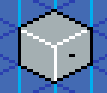
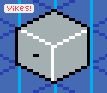
Layers edited between the first and the second 107 × 93 image:
renamed "BAD!" to "Yikes!", showed it, painted on it over left=7, top=6, right=31, bottom=12
showed "Layer 4", painted on it over left=4, top=4, right=34, bottom=13
showed "mirror1", painted on it over left=4, top=4, right=93, bottom=81
hid "original" over left=4, top=4, right=93, bottom=81
